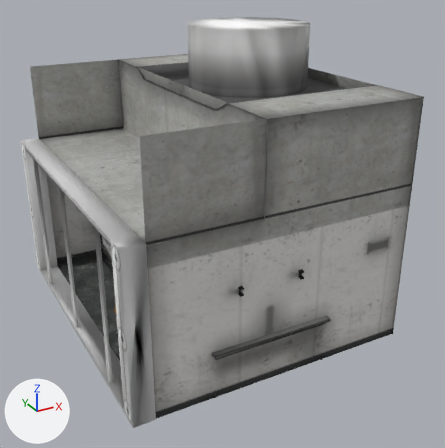
Renders of the OBJ model packages/p1pbr/assets/models/obroom_256.obj from each side of a commit.
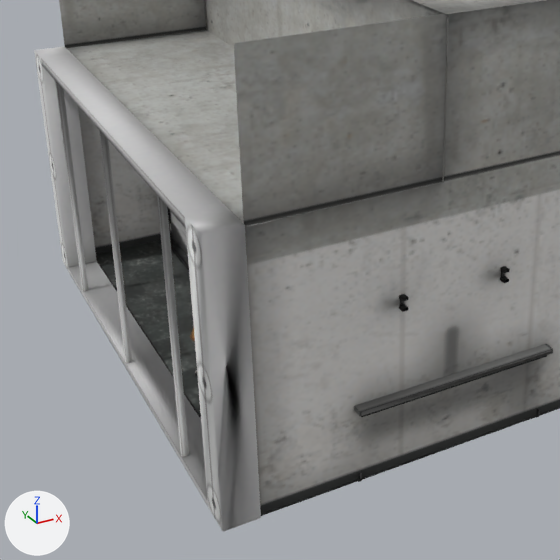
Old and new are each drawn whole from a 50 mm lens placed at (-1.57, -6.73, 3.4), pointed at (1.92, -0.4, 0.24) and again close up on the part from 0% to 75% of the width and 25% to 99% of the height. Arrows for +X, +Y and +Z are at lower left; the lights stay in place. The last two pictures show the newer version. Where no turn or scale is listed for an object, it has been applied to the vertices.

Before the edit, the objects in view are built like this:
```python
me_obroom_256_1_mdl_obroom_256_1_smd = bpy.data.meshes.new('obroom_256_1.mdl/obroom_256_1.smd')
me_obroom_256_1_mdl_obroom_256_1_smd.from_pydata(...)  # 8706 vertices, 15974 faces; spans x 0.0..3.5, y -2.06..2.03, z -1.0..2.62
me_obroom_256_1_mdl_obroom_256_1_smd.materials.append(mat_obroom_256)  # picture img_obroom_256x_full_png
ob_obroom_256_1_mdl_obroom_256_1_smd = bpy.data.objects.new('obroom_256_1.mdl/obroom_256_1.smd', me_obroom_256_1_mdl_obroom_256_1_smd)
ob_obroom_256_1_mdl_obroom_256_1_smd.location = (0.0, 0.0, 0.0)
```
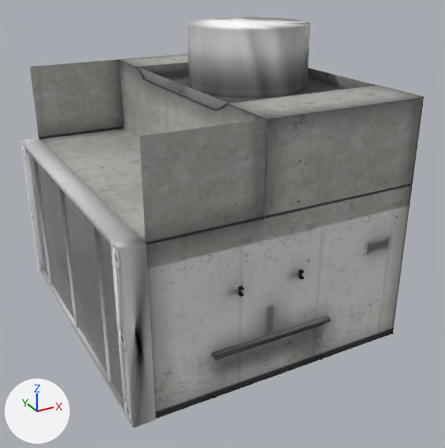
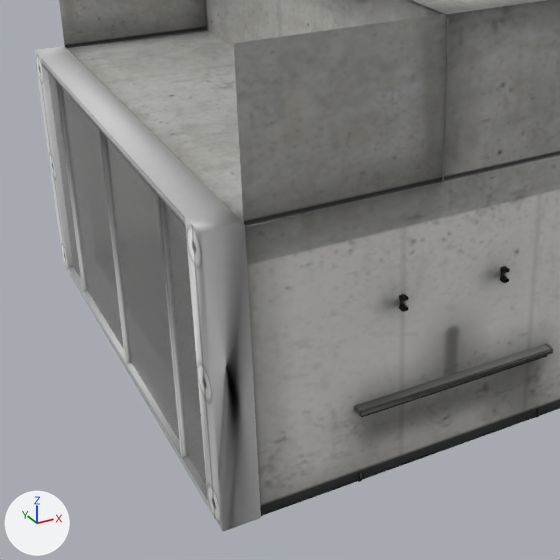
Commit message: update obroom editor models

What differs and where, as boxes (x1, y1, x2, y2) in the close-ups (560 x 560 px):
```json
{"object": "refract01_dx8.002", "change": "added", "after": [48, 72, 206, 484]}
```

The change, as JSON lines over the scene's bpy script:
```json
{"op": "add", "block": "img_refract01_dx8_png", "code": ["img_refract01_dx8_png = load_image('refract01_dx8.png', '../materials/refract01_dx8.png', 512, 512, 'sRGB')"]}
{"op": "add", "block": "mat_refract01_dx8", "code": ["mat_refract01_dx8 = bpy.data.materials.new('refract01_dx8')", "# uses the picture img_refract01_dx8_png"]}
{"op": "add", "block": "me_refract01_dx8_002", "code": ["me_refract01_dx8_002 = bpy.data.meshes.new('refract01_dx8.002')", "me_refract01_dx8_002.from_pydata(...)  # 4 vertices, 2 faces; spans x 0.04, y -2.0..2.0, z -1.0..1.0", "me_refract01_dx8_002.materials.append(mat_refract01_dx8)"]}
{"op": "add", "block": "ob_refract01_dx8_002", "code": ["ob_refract01_dx8_002 = bpy.data.objects.new('refract01_dx8.002', me_refract01_dx8_002)", "ob_refract01_dx8_002.location = (0.0, 0.0, 0.0)"]}
```
